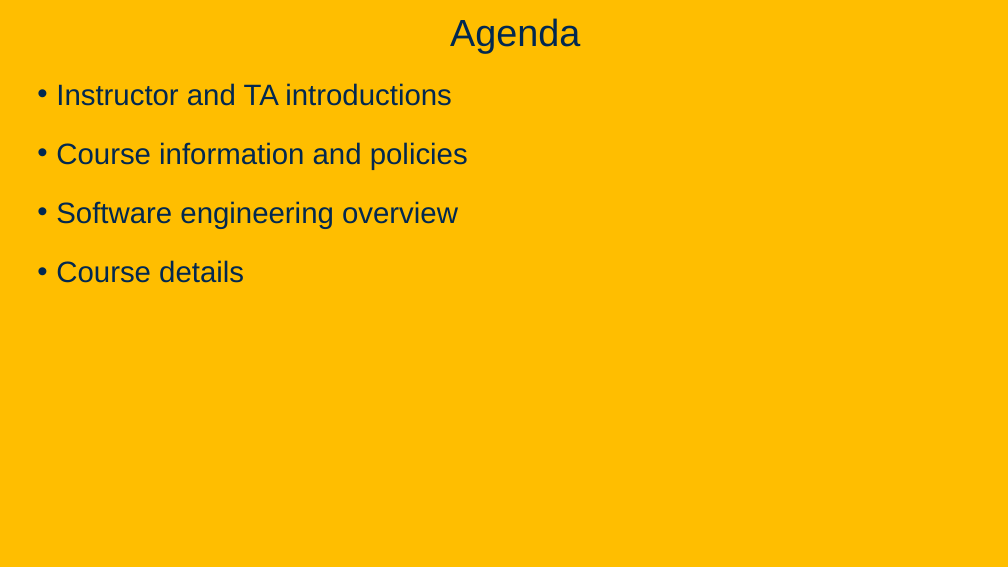
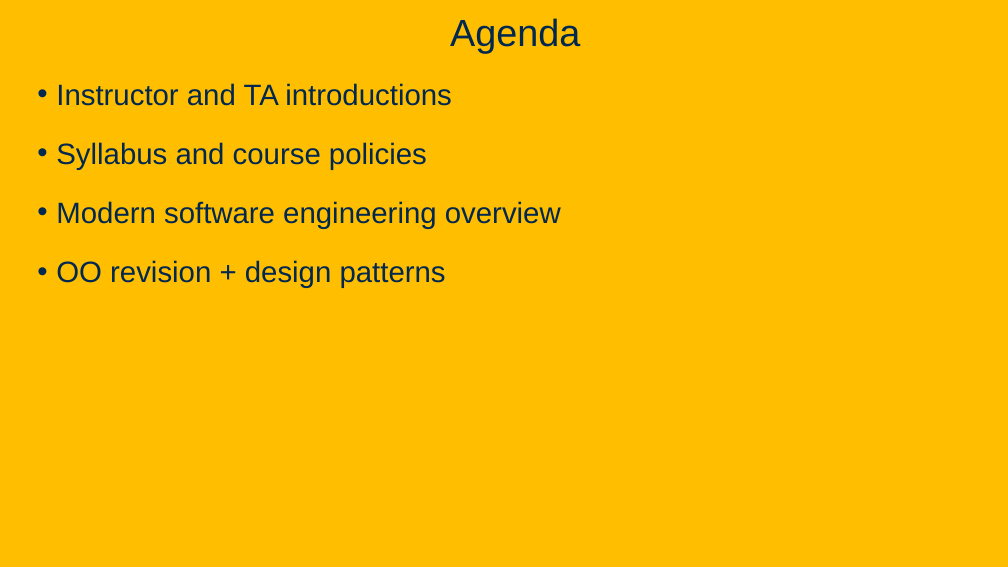
Before and after one commit to davsec-teaching/W26_ECS_160, a slide deck: slide 2 of slides/Intro.pptx. Drawn at 1008x567 pixels with LibreOffice and Linux fonts; fonts in the diff are those of the drawing; background and template pictures are left out. Boxes give left, top, right and bottom in pixels: in the first picture for what was removed or moved away, otherwise in the second. Text is boxed around its words. In the diff, an @@ line names an element or a change of style, - is before the commit and + after.

```diff
--- a/slides/Intro.pptx
+++ b/slides/Intro.pptx
@@ text at box(56, 142, 561, 288): text changed @@
-• Course information and policies
-• Software engineering overview
-• Course details
+• Syllabus and course policies
+• Modern software engineering overview
+• OO revision + design patterns
```
Also in this commit, not shown: 10 other slides changed, 7 slides added, 10 other files.
